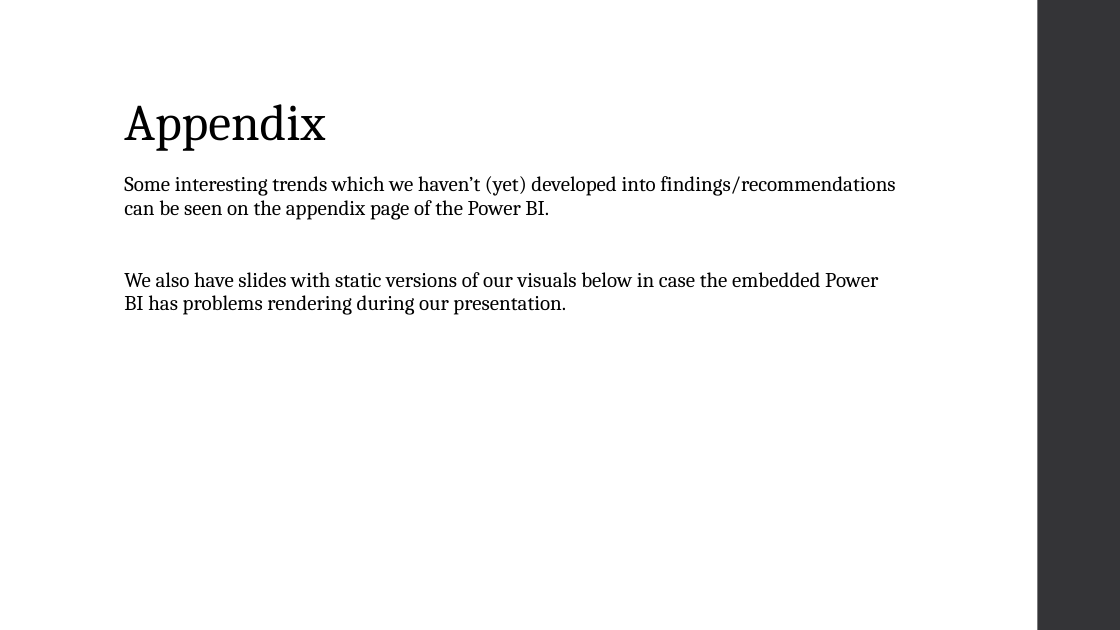
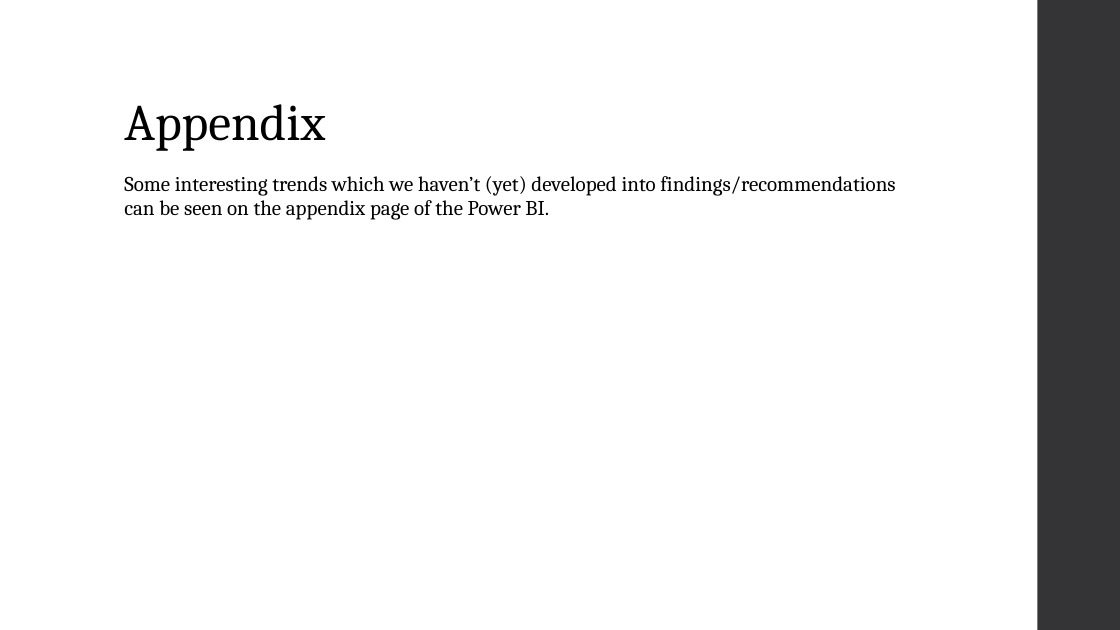
Before and after one commit to arvindkrishna87/STAT390_LegalAid_Fall2025, a slide deck: slide 16 of Presentations/Dashboard/TimeTrendsPresentation1_8Oct_Group1.pptx (slide 14 before the commit). Drawn at 1120x630 pixels with LibreOffice and Linux fonts; fonts in the diff are those of the drawing. Boxes give left, top, right and bottom in pixels: in the first picture for what was removed or moved away, otherwise in the second. Text is boxed around its words. In the diff, an @@ line names an element or a change of style, - is before the commit and + after.

```diff
--- a/Presentations/Dashboard/TimeTrendsPresentation1_8Oct_Group1.pptx
+++ b/Presentations/Dashboard/TimeTrendsPresentation1_8Oct_Group1.pptx
@@ text at bbox=[124, 272, 878, 315]: paragraph removed @@
-We also have slides with static versions of our visuals below in case the embedded Power BI has problems rendering during our presentation.
```
Also in this commit, not shown: 7 other slides changed, 6 slides added, 7 slides removed.
